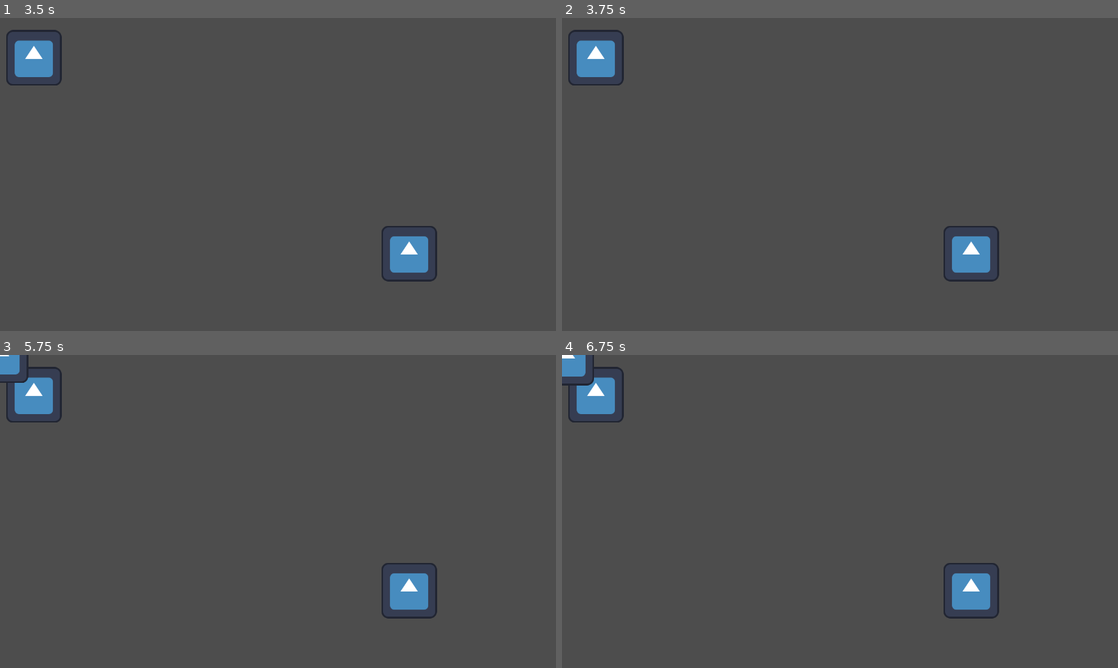
Above: before the commit, frames 1-4 (two rows, left to right).
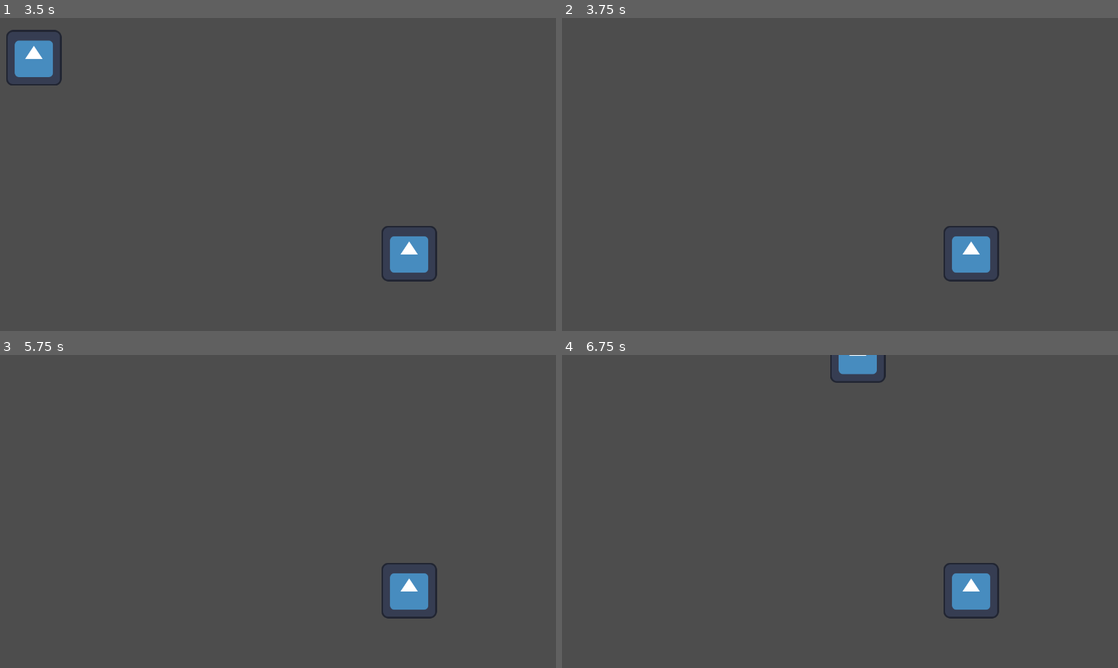
Above: after the commit, the same moments.

Repository: chip003/GDC-Lovefest
Game: Godot game, scene res://Scenes/MainMenu.tscn
Same seed, same stepped clock (60 frames per second), same inputs: the game is played once before the commit and once after it. The engine's default icon, where the game draws it, is replaced by a stand-in: a white triangle on a blue panel in a dark square.
Inputs:
- Up to frame 1 (3.5 s): click "PLAY" at 0.5 s; tap Enter at 1.25, 2.75 s; tap Space at 2 s
- Up to frame 2 (3.75 s): tap Space at 3.5 s
- Up to frame 3 (5.75 s): tap Enter at 4.25 s; tap Space at 5 s
- Up to frame 4 (6.75 s): no input

Frame 1 is identical in both runs. In frame 2, 1.0% of the frame differs, in the area x 1-12%, y 3-22%; in frame 3, 1.2%; in frame 4, 1.8%, in the area x 0-59%, y 0-22%.

Commit message:
fixed enemy spawn points not changing

Diff:
--- a/Scenes/Enemy/Enemy.gd
+++ b/Scenes/Enemy/Enemy.gd
@@ -2,7 +2,7 @@
 
 
 var target_position = Vector2()
-var speed = 10
+var speed = 15
 
 
 func _ready():
--- a/Scenes/Enemy/EnemySpawner.gd
+++ b/Scenes/Enemy/EnemySpawner.gd
@@ -1,18 +1,18 @@
-extends Node
+extends Node2D
 
 
 const MAX_ENEMY = 3
 var last_spawn_time
-var spawn_delay = 5 # seconds
+var spawn_delay = 10 # seconds
 var last_move_time
-var move_delay = 10 # seconds
+var move_delay = 3 # seconds
 var enemy_file_paths = []
 var enemy_instances = []
 const enemy_file_path = "res://Scenes/Enemy/Enemy.tscn"
-var min_x = -100
-var max_x = 100
-var min_y = -100
-var max_y = 100
+var min_x = 0
+var max_x = 1000
+var min_y = -1000
+var max_y = 0
 
 
 func _ready():
@@ -45,6 +45,7 @@
 func spawn_enemy():
 	var enemy_scene = preload(enemy_file_path)
 	var enemy_instance = enemy_scene.instantiate()
+	enemy_instance.global_position = global_position
 	get_tree().get_root().add_child(enemy_instance)
 	enemy_instances.append(enemy_instance)
 
@@ -56,15 +57,15 @@
 	var new_position = Vector2()
 	match side:
 		0: # Top
-			new_position.x = randf_range(min_x, max_x)
+			new_position.x = randi_range(min_x, max_x)
 			new_position.y = min_y
 		1: # Bottom
-			new_position.x = randf_range(min_x, max_x)
+			new_position.x = randi_range(min_x, max_x)
 			new_position.y = max_y
 		2: # Left
 			new_position.x = min_x
-			new_position.y = randf_range(min_y, max_y)
+			new_position.y = randi_range(min_y, max_y)
 		3: # Right
 			new_position.x = max_x
-			new_position.y = randf_range(min_y, max_y)
-	self.position = new_position
+			new_position.y = randi_range(min_y, max_y)
+	global_position = new_position
